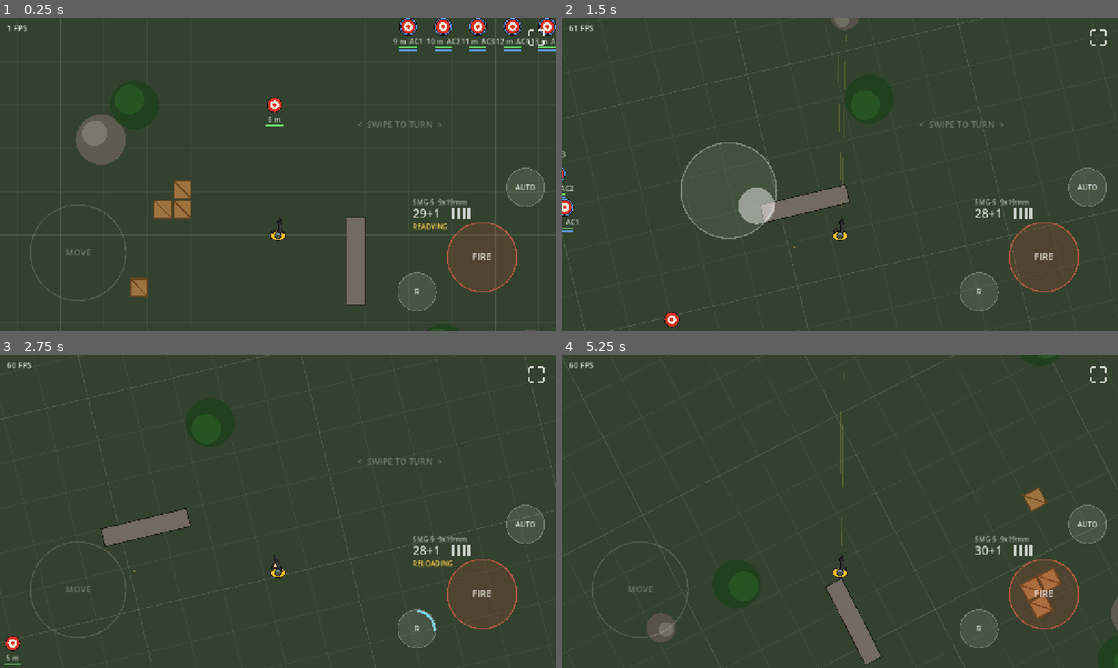
Above: before the commit, frames 1-4 (two rows, left to right).
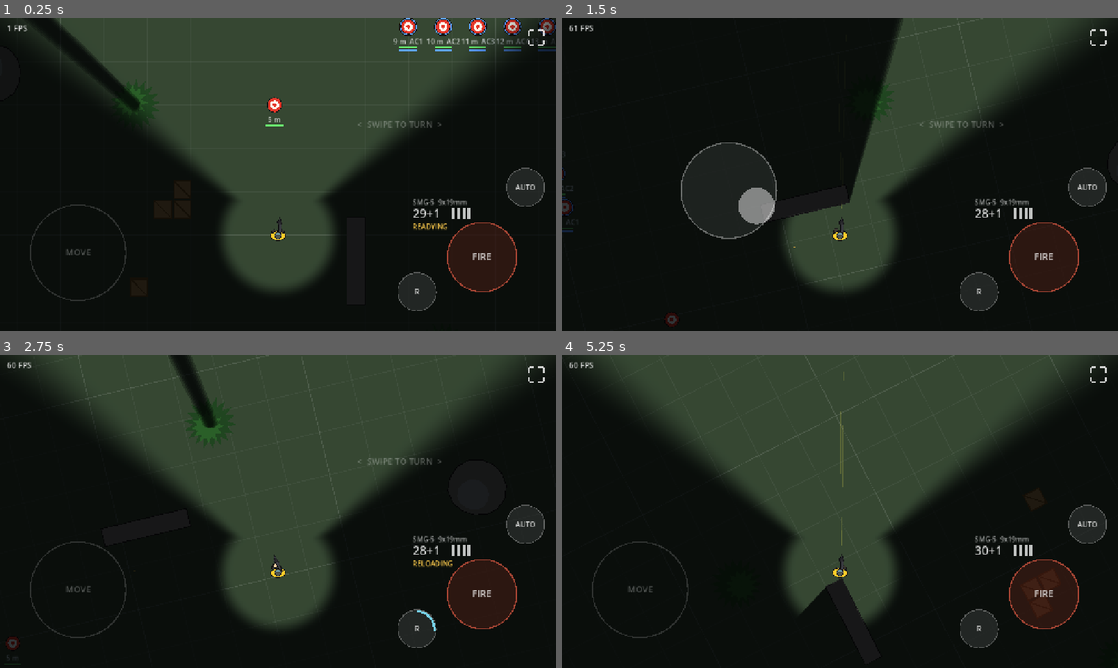
Above: after the commit, the same moments.

Repository: jklrjklr/zhukov
Game: Godot game, scene res://scenes/main.tscn
Same seed, same stepped clock (60 frames per second), same inputs: the game is played once before the commit and once after it.
Inputs (mouse positions are in pixels of both pictures, inside the frame that each line leads up to):
- Up to frame 1 (0.25 s): no input
- Up to frame 2 (1.5 s): tap Enter at 0.5 s; move the mouse to (962, 158) at 0.52 s; hold D 0.53-1.25 s; hold E 0.53-1.25 s; click (962, 158) at 0.67 s; tap Space at 0.77 s; drag from (728, 190) to (812, 237) at 1.27 s
- Up to frame 3 (2.75 s): move the mouse to (333, 442) at 2.02 s; hold D from 2.03 s (still down); tap R at 2.1 s
- Up to frame 4 (5.25 s): release D at 2.75 s; drag from (812, 574) to (673, 464) at 2.77 s; move the mouse to (1006, 558) at 3.52 s; hold A 3.53-4.25 s; hold E 3.53-4.25 s; tap Space at 3.77 s; drag from (673, 464) to (756, 433) at 4.27 s; move the mouse to (867, 511) at 5.02 s; hold S from 5.03 s (still down); tap R at 5.1 s; click (867, 511) at 5.17 s

The runs differ from the first frame. In frame 1, 64% of the frame differs, in the area x 0-100%, y 0-100%; in frame 2, 83%; in frame 3, 64%; in frame 4, 64%.

Commit message:
Add sight cone with shadows; spiky trees, blunt rocks
- Vision: cone light (100 deg, 24 m) + 2.5 m all-round awareness, PCF shadows,
  CanvasModulate darkens everything unseen
- Rocks, crates, tree trunks and the test wall cast sight shadows
- Rocks are lumpy rounded polygons (collision matches); tree canopies are spiky

Co-Authored-By: Claude Opus 5.5 <noreply@anthropic.com>
Claude-Session: https://claude.ai/code/session_01CuvFDQ8S82ziWJ7Azt1Yc4

Diff:
--- a/scenes/main.tscn
+++ b/scenes/main.tscn
@@ -6,6 +6,9 @@
 [ext_resource type="Script" path="res://scripts/weapons/projectiles.gd" id="4_proj"]
 
 [node name="Main" type="Node2D"]
+
+[node name="Darkness" type="CanvasModulate" parent="."]
+color = Color(0.2, 0.22, 0.25, 1)
 
 [node name="World" type="Node2D" parent="."]
 script = ExtResource("1_world")
--- a/scenes/player.tscn
+++ b/scenes/player.tscn
@@ -1,8 +1,9 @@
-[gd_scene load_steps=5 format=3]
+[gd_scene load_steps=6 format=3]
 
 [ext_resource type="Script" path="res://scripts/player.gd" id="1_player"]
 [ext_resource type="Script" path="res://scripts/weapons/firearm.gd" id="2_firearm"]
 [ext_resource type="Resource" path="res://weapons/smg5.tres" id="3_smg5"]
+[ext_resource type="Script" path="res://scripts/vision.gd" id="4_vision"]
 
 [sub_resource type="CircleShape2D" id="CircleShape2D_body"]
 radius = 16.0
@@ -21,6 +22,9 @@
 
 [node name="Head" type="Node2D" parent="."]
 
+[node name="Vision" type="PointLight2D" parent="."]
+script = ExtResource("4_vision")
+
 [node name="Camera2D" type="Camera2D" parent="."]
 position = Vector2(0, -140)
 ignore_rotation = false
--- a/scripts/destructible.gd
+++ b/scripts/destructible.gd
@@ -14,6 +14,10 @@
 var _flash := 0.0
 var _debris: Array[Dictionary] = []
 var _col: CollisionShape2D
+var _occluder: LightOccluder2D
+## Spiky canopy outline (trees), built once.
+var _canopy := PackedVector2Array()
+var _canopy_inner := PackedVector2Array()
 
 
 static func make(k: Kind) -> StaticBody2D:
@@ -39,12 +43,30 @@
 			var r := RectangleShape2D.new()
 			r.size = Vector2(40, 40)
 			_col.shape = r
+			_occluder = Vision.make_occluder(PackedVector2Array([
+				Vector2(-20, -20), Vector2(20, -20), Vector2(20, 20), Vector2(-20, 20)]))
 		Kind.TREE:
 			var c := CircleShape2D.new()
 			c.radius = 12.0 # trunk; bullets fly under the canopy
 			_col.shape = c
 			z_index = 2 # canopy over player
+			var trunk := PackedVector2Array()
+			for i in 10:
+				trunk.append(Vector2.from_angle(TAU * i / 10.0) * 12.0)
+			_occluder = Vision.make_occluder(trunk)
+			var spin := fmod(position.x * 0.013 + position.y * 0.007, TAU)
+			_canopy = _star(18, 60.0, 40.0, spin)
+			_canopy_inner = _star(12, 38.0, 24.0, spin + 0.2)
 	add_child(_col)
+	add_child(_occluder)
+
+
+func _star(spikes: int, outer: float, inner: float, spin: float) -> PackedVector2Array:
+	var pts := PackedVector2Array()
+	for i in spikes * 2:
+		var r := outer if i % 2 == 0 else inner
+		pts.append(Vector2.from_angle(spin + PI * i / spikes) * r)
+	return pts
 
 
 func take_hit(hit: Dictionary) -> void:
@@ -60,6 +82,7 @@
 
 func _destroy(dir: Vector2) -> void:
 	_col.set_deferred("disabled", true)
+	_occluder.queue_free()
 	z_index = 0
 	for i in 10:
 		_debris.append({
@@ -106,6 +129,8 @@
 		Kind.TREE:
 			draw_circle(Vector2.ZERO, 13.5, outline)
 			draw_circle(Vector2.ZERO, 12.0, Color(0.4, 0.28, 0.15))
-			draw_circle(Vector2.ZERO, 56.0, Color(0.1, 0.25, 0.1, 0.75))
-			draw_circle(Vector2(-12, -12), 34.0, Color(0.16, 0.36, 0.14, 0.7))
+			draw_colored_polygon(_canopy, Color(0.1, 0.25, 0.1, 0.8))
+			draw_set_transform(Vector2(-8, -8))
+			draw_colored_polygon(_canopy_inner, Color(0.17, 0.38, 0.15, 0.75))
+			draw_set_transform(Vector2.ZERO)
 			draw_circle(Vector2.ZERO, 12.0, hit_tint)
--- /dev/null
+++ b/scripts/vision.gd
@@ -0,0 +1,57 @@
+class_name Vision
+extends PointLight2D
+## Player sight: a cone-shaped light (plus a small all-round awareness circle) with
+## shadows. Everything outside the cone or behind LightOccluder2Ds stays dark
+## (CanvasModulate in main scene). Child of Player, so it rotates with the aim.
+
+const TEX_SIZE := 384
+
+## Full sight angle in degrees.
+@export var fov_degrees := 100.0
+## m, how far the cone reaches.
+@export var view_distance := 24.0
+## m, all-round awareness radius (hear/feel what is right behind you).
+@export var peripheral := 2.5
+
+
+func _ready() -> void:
+	shadow_enabled = true
+	shadow_filter = Light2D.SHADOW_FILTER_PCF5
+	shadow_filter_smooth = 1.5
+	energy = 0.85
+	texture = _build_texture()
+	texture_scale = view_distance * Firearm.PX_PER_M / (TEX_SIZE / 2.0)
+
+
+## Occluder for props: only edges facing away from the light cast, so the prop's
+## own top stays lit and the shadow starts behind it.
+static func make_occluder(points: PackedVector2Array) -> LightOccluder2D:
+	var poly := OccluderPolygon2D.new()
+	poly.polygon = points
+	poly.cull_mode = OccluderPolygon2D.CULL_CLOCKWISE
+	var occ := LightOccluder2D.new()
+	occ.occluder = poly
+	return occ
+
+
+func _build_texture() -> ImageTexture:
+	var half_fov := deg_to_rad(fov_degrees / 2.0)
+	var edge := deg_to_rad(6.0)
+	var near := peripheral / view_distance
+	var c := TEX_SIZE / 2.0
+	var data := PackedByteArray()
+	data.resize(TEX_SIZE * TEX_SIZE * 2)
+	var i := 0
+	for y in TEX_SIZE:
+		for x in TEX_SIZE:
+			var d := Vector2(x + 0.5 - c, y + 0.5 - c) / c
+			var r := d.length()
+			var ang := absf(Vector2.UP.angle_to(d))
+			var cone := 1.0 - smoothstep(half_fov - edge, half_fov + edge, ang)
+			var fade := 1.0 - smoothstep(0.75, 1.0, r)
+			var around := 1.0 - smoothstep(near * 0.7, near, r)
+			var v := maxf(cone * fade, around)
+			data[i] = 255
+			data[i + 1] = int(v * 255.0)
+			i += 2
+	return ImageTexture.create_from_image(Image.create_from_data(TEX_SIZE, TEX_SIZE, false, Image.FORMAT_LA8, data))
--- a/scripts/world.gd
+++ b/scripts/world.gd
@@ -30,10 +30,18 @@
 		if absf(pos.x) < 250.0 and pos.y < 0.0:
 			continue # keep firing lane clear
 		var radius := rng.randf_range(25.0, 80.0)
-		var shape := CircleShape2D.new()
-		shape.radius = radius
-		_add_static_body(pos, shape)
-		_rocks.append({"pos": pos, "radius": radius, "shade": rng.randf_range(0.3, 0.45)})
+		var poly := _blunt_blob(rng, radius)
+		var body := StaticBody2D.new()
+		body.position = pos
+		var col := CollisionPolygon2D.new()
+		col.polygon = poly
+		body.add_child(col)
+		body.add_child(Vision.make_occluder(poly))
+		add_child(body)
+		var world_poly := PackedVector2Array()
+		for v in poly:
+			world_poly.append(v + pos)
+		_rocks.append({"poly": world_poly, "pos": pos, "radius": radius, "shade": rng.randf_range(0.3, 0.45)})
 
 	for i in DUMMY_METERS.size():
 		var dummy := StaticBody2D.new()
@@ -64,7 +72,10 @@
 
 	var test_wall := RectangleShape2D.new()
 	test_wall.size = TEST_WALL.size
-	_add_static_body(TEST_WALL.get_center(), test_wall)
+	var wall_body := _add_static_body(TEST_WALL.get_center(), test_wall)
+	var h := TEST_WALL.size / 2.0
+	wall_body.add_child(Vision.make_occluder(PackedVector2Array([
+		Vector2(-h.x, -h.y), Vector2(h.x, -h.y), Vector2(h.x, h.y), Vector2(-h.x, h.y)])))
 
 	var t := 50.0
 	var s := HALF_SIZE * 2 + t * 2
@@ -80,13 +91,33 @@
 	queue_redraw()
 
 
-func _add_static_body(pos: Vector2, shape: Shape2D) -> void:
+func _add_static_body(pos: Vector2, shape: Shape2D) -> StaticBody2D:
 	var body := StaticBody2D.new()
 	body.position = pos
 	var col := CollisionShape2D.new()
 	col.shape = shape
 	body.add_child(col)
 	add_child(body)
+	return body
+
+
+## Lumpy rounded rock outline: random radii smoothed twice so bumps stay blunt.
+func _blunt_blob(rng: RandomNumberGenerator, radius: float) -> PackedVector2Array:
+	var n := 14
+	var radii: Array[float] = []
+	for i in n:
+		radii.append(radius * rng.randf_range(0.75, 1.0))
+	for pass_i in 2:
+		var smooth: Array[float] = []
+		for i in n:
+			smooth.append((radii[i - 1] + radii[i] * 2.0 + radii[(i + 1) % n]) / 4.0)
+		radii = smooth
+	var start := rng.randf() * TAU
+	var pts := PackedVector2Array()
+	for i in n:
+		var a := start + TAU * i / n
+		pts.append(Vector2(cos(a), sin(a)) * radii[i])
+	return pts
 
 
 func _draw() -> void:
@@ -99,8 +130,15 @@
 		x += GRID
 	for r in _rocks:
 		var shade: float = r.shade
-		draw_circle(r.pos, r.radius, Color(shade, shade * 0.95, shade * 0.85))
-		draw_circle(r.pos + Vector2(-r.radius * 0.25, -r.radius * 0.25), r.radius * 0.5, Color(shade + 0.1, shade + 0.1, shade + 0.05))
+		var poly: PackedVector2Array = r.poly
+		var center: Vector2 = r.pos
+		for o in Geometry2D.offset_polygon(poly, 2.0):
+			draw_colored_polygon(o, Color(0.08, 0.08, 0.08))
+		draw_colored_polygon(poly, Color(shade, shade * 0.95, shade * 0.85))
+		var top := PackedVector2Array()
+		for v in poly:
+			top.append(center + (v - center) * 0.55 + Vector2(-0.18, -0.18) * r.radius)
+		draw_colored_polygon(top, Color(shade + 0.08, shade + 0.08, shade + 0.04))
 	draw_rect(TEST_WALL.grow(2.0), Color(0.1, 0.1, 0.1))
 	draw_rect(TEST_WALL, Color(0.45, 0.42, 0.38))
 	draw_rect(Rect2(-HALF_SIZE, -HALF_SIZE, HALF_SIZE * 2, HALF_SIZE * 2), Color(0.6, 0.15, 0.1), false, 12.0)
